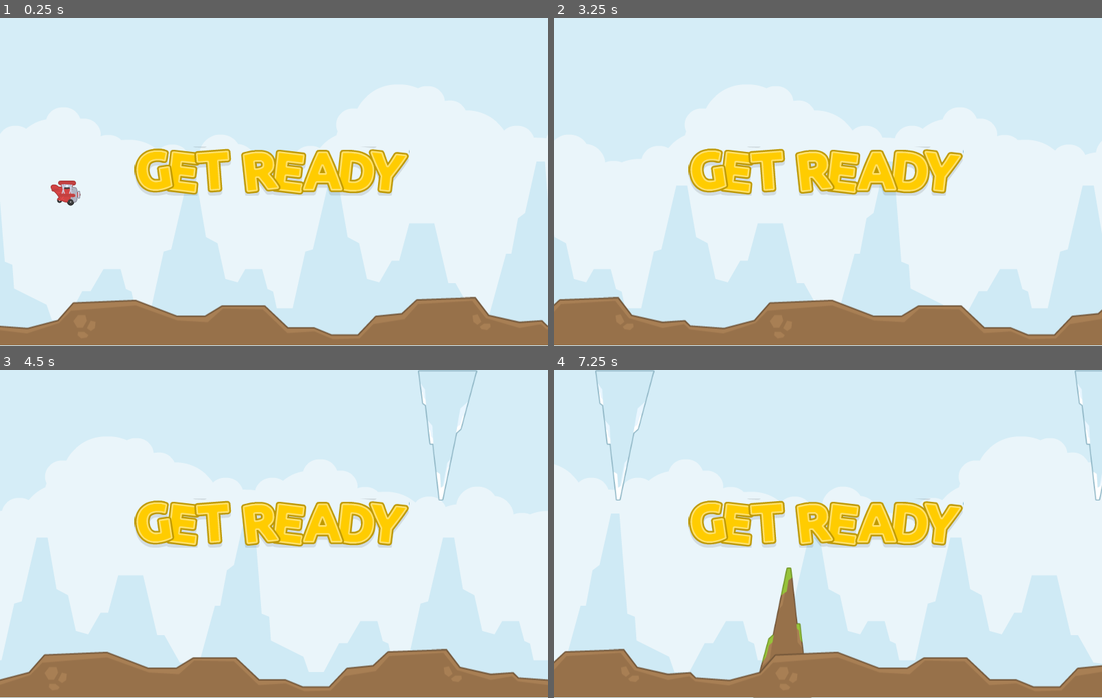
Above: before the commit, frames 1-4 (two rows, left to right).
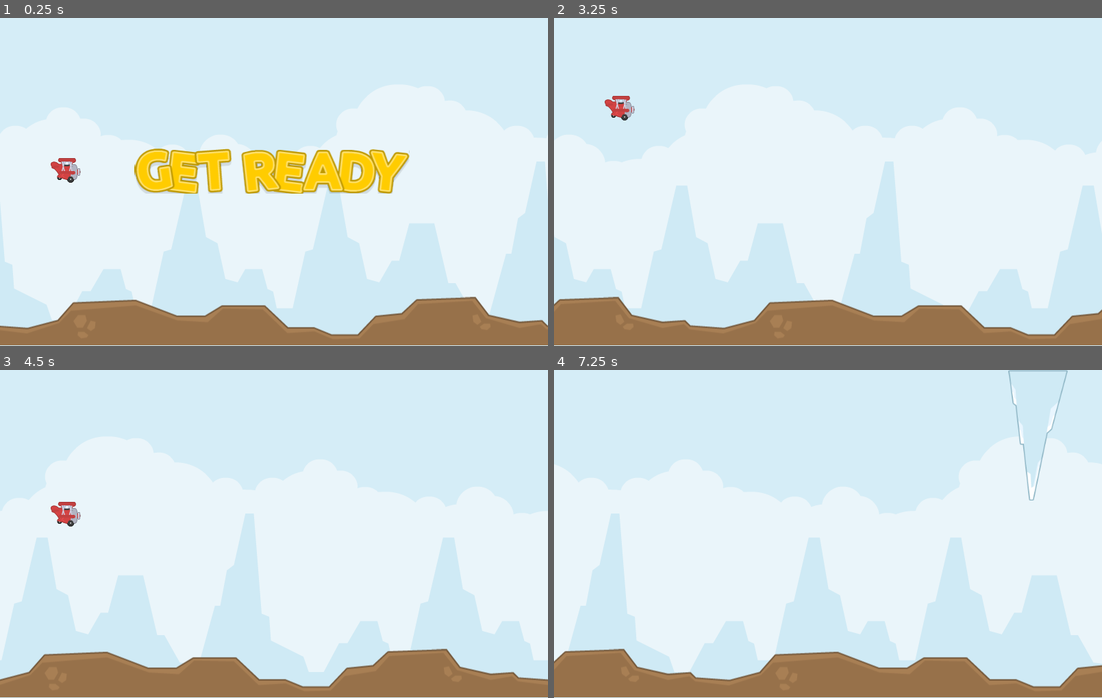
Above: after the commit, the same moments.

Repository: mflash/godotsa2025
Game: Godot game, scene res://main.tscn
Two runs of this game, one before a commit and one after it. Both use one fixed random seed, a clock stepped at 60 frames per second and the inputs below.
Inputs:
- Up to frame 1 (0.25 s): no input
- Up to frame 2 (3.25 s): tap Enter (ui_accept) at 0.5, 0.77, 1.52, 3.02 s
- Up to frame 3 (4.5 s): tap Enter (ui_accept) at 3.77 s
- Up to frame 4 (7.25 s): tap Enter (ui_accept) at 4.52, 6.02, 6.77 s

The runs differ from the first frame. In frame 1, 1.7% of the frame differs, in the area x 9-75%, y 39-58%; in frame 2, 5.7%; in frame 3, 6.1%; in frame 4, 7.7%, in the area x 7-100%, y 0-100%.

Commit message:
HUD com score

Diff:
--- /dev/null
+++ b/hud.gd
@@ -0,0 +1,4 @@
+extends CanvasLayer
+
+func update_score(score: int) -> void:
+	$ScoreLabel.text = "Score: " + str(score)
--- a/main.gd
+++ b/main.gd
@@ -14,13 +14,14 @@
 
 func start_game() -> void:
 	$GameOverSprite.visible = false
-	#$GetReadySprite.visible = true
-	#await get_tree().create_timer(3.0).timeout
-	#$GetReadySprite.visible = false
+	$GetReadySprite.visible = true
+	await get_tree().create_timer(3.0).timeout
+	$GetReadySprite.visible = false
 	$RockDownTimer.wait_time = randf_range(2, 5)
 	$RockUpTimer.wait_time = randf_range(2, 5)
 	$RockDownTimer.start()
 	$RockUpTimer.start()
+	$Player.start()
 
 func _on_rock_down_timer_timeout() -> void:
 	var rock_num := randi_range(0, rocks.size()-1)
@@ -48,7 +49,8 @@
 
 func _on_add_to_score() -> void:
 	score += 1
-	print("Score: ",str(score))
+	#print("Score: ",str(score))
+	$HUD.update_score(score)
 
 func _on_crash() -> void:
 	$Player.queue_free()
--- a/main.tscn
+++ b/main.tscn
@@ -9,6 +9,8 @@
 [ext_resource type="PackedScene" uid="uid://bj1vvt4q0wxhw" path="res://rock_snow.tscn" id="5_4c57u"]
 [ext_resource type="PackedScene" uid="uid://br500ntu3xu7v" path="res://player.tscn" id="5_lquwl"]
 [ext_resource type="Texture2D" uid="uid://cmht8gulr5vui" path="res://Spritesheet/sheet.png" id="9_kek77"]
+[ext_resource type="Script" uid="uid://djqpr8km2lv2y" path="res://hud.gd" id="10_efxa6"]
+[ext_resource type="FontFile" uid="uid://sotptq6l6677" path="res://Font/kenvector_future.ttf" id="11_dg77c"]
 
 [node name="Main" type="Node2D"]
 script = ExtResource("1_h2yge")
@@ -45,13 +47,28 @@
 position = Vector2(399, 227)
 texture = ExtResource("9_kek77")
 region_enabled = true
-region_rect = Rect2(0, 836.02936, 413.00012, 74.09076)
+region_rect = Rect2(0, 836.02936, 411.75714, 71.82959)
 
 [node name="GetReadySprite" type="Sprite2D" parent="."]
 position = Vector2(397, 224)
 texture = ExtResource("9_kek77")
 region_enabled = true
-region_rect = Rect2(-1.0404358, 909.8175, 402.19516, 72.43732)
+region_rect = Rect2(-1.0404358, 912.66406, 401.149, 66.49109)
+
+[node name="HUD" type="CanvasLayer" parent="."]
+script = ExtResource("10_efxa6")
+
+[node name="ScoreLabel" type="Label" parent="HUD"]
+anchors_preset = 5
+anchor_left = 0.5
+anchor_right = 0.5
+offset_left = -111.5
+offset_right = 111.5
+offset_bottom = 45.0
+grow_horizontal = 2
+theme_override_colors/font_color = Color(0.7607843, 0.39607844, 0, 1)
+theme_override_fonts/font = ExtResource("11_dg77c")
+theme_override_font_sizes/font_size = 40
 
 [connection signal="timeout" from="RockDownTimer" to="." method="_on_rock_down_timer_timeout"]
 [connection signal="timeout" from="RockUpTimer" to="." method="_on_rock_up_timer_timeout"]
--- a/player.gd
+++ b/player.gd
@@ -4,9 +4,15 @@
 @export var climb = 500
 @export var max_speed = 500
 
+@onready var started = false
+
 func _physics_process(delta: float) -> void:
-	velocity.y += gravity * delta
-	move_and_slide()
+	if started:
+		velocity.y += gravity * delta
+		move_and_slide()
+
+func start() -> void:
+	started = true
 
 func _input(event: InputEvent) -> void:
 	if event.is_action_pressed("ui_accept"):
--- a/project.godot
+++ b/project.godot
@@ -23,4 +23,4 @@
 
 [editor]
 
-movie_writer/movie_file="/Users/marcelocohen/Downloads/godotsa2025/parallax.ogv"
+movie_writer/movie_file="/Users/marcelocohen/teach/git/pages/jogoscc/aulas/godotsa20252/game.ogv"
Not shown, added: hud.gd.uid
Not shown: 1 places in main.tscn that only renumber resources
